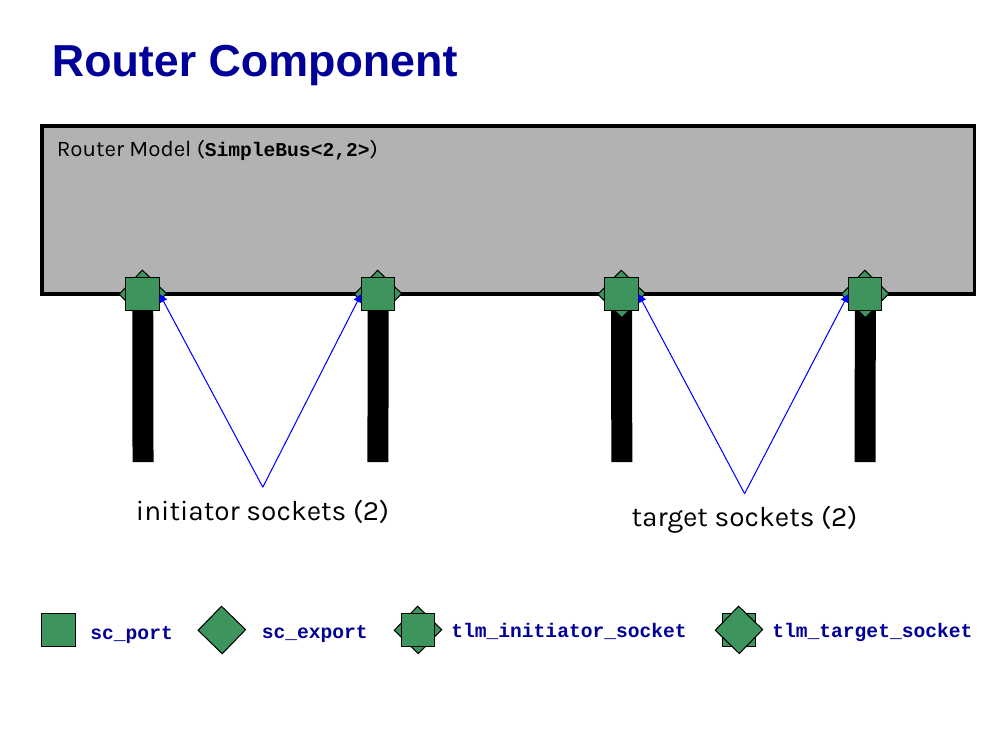
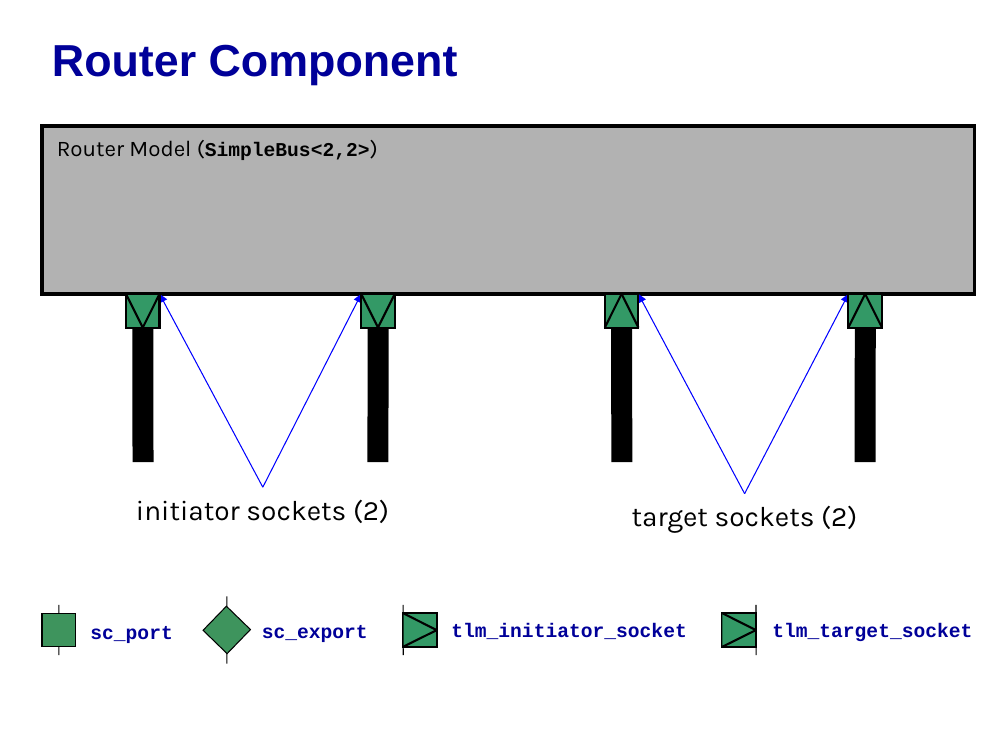
Before and after one commit to accellera-official/systemc, a slide deck: slide 14 of examples/tlm/lt_min_system/docs/lt_min_system_example.ppt. Drawn at 1008x756 pixels with LibreOffice and Linux fonts; fonts in the diff are those of the drawing; background and template pictures are left out. Boxes give left, top, right and bottom in pixels: in the first picture for what was removed or moved away, otherwise in the second. Text is boxed around its words. In the diff, an @@ line names an element or a change of style, - is before the commit and + after.

```diff
--- a/examples/tlm/lt_min_system/docs/lt_min_system_example.ppt
+++ b/examples/tlm/lt_min_system/docs/lt_min_system_example.ppt
@@ line moved from (622, 310) - (622, 462) to (622, 293) - (622, 462) @@
@@ group removed at box(119, 270, 889, 317): 4 rectangles @@
@@ fill #3E945D to #339966; outline #000000 0.74 pt to #000000 1.5 pt in 6 elements at box(723, 613, 756, 646), box(403, 613, 436, 646), box(361, 294, 394, 328), box(126, 294, 159, 328), box(605, 294, 638, 328), box(849, 294, 882, 328) @@
@@ 4 rectangles: place and size @@
-4 rectangles at box(126, 277, 882, 310)
+4 rectangles at box(126, 294, 882, 328)
@@ line moved from (865, 462) - (865, 310) to (865, 462) - (865, 293) @@
@@ group added at box(126, 294, 882, 328): 8 lines @@
@@ group added at box(58, 597, 756, 663): 4 lines, 2 freeform shapes @@
@@ rectangle: place and size @@
-rectangle at box(198, 606, 245, 653)
+rectangle at box(203, 606, 250, 653)
@@ rectangle removed at box(394, 606, 441, 653) @@
@@ rectangle removed at box(715, 606, 762, 653) @@
```
Also in this commit, not shown: 3 other slides changed.
